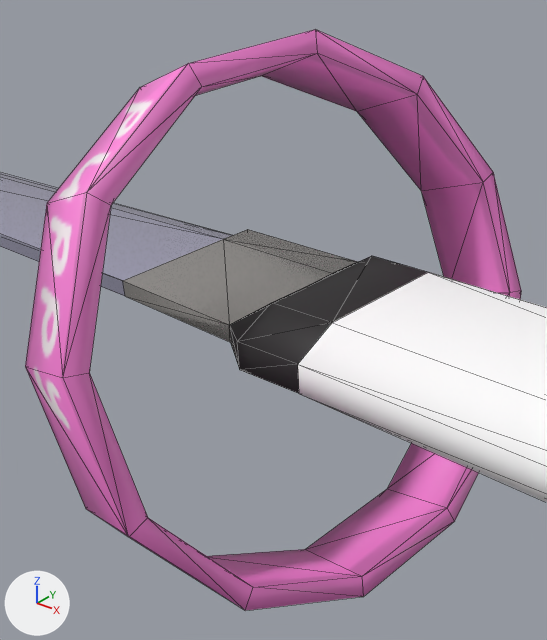
One commit to the glTF model assets/models/katana.glb: the scene before it, then after it.
Camera for both pictures: a camera (50 mm lens) standing at (0.884, -1.02, 0.416) and looking at (0.582, -0.642, 0.182). The axes (+X, +Y, +Z) are drawn at lower left. The lights are the same throughout. Mesh edges are drawn as thin lines. Where no turn or scale is listed for an object, it has been applied to the vertices.

The first picture shows 'collar', 'katana'.
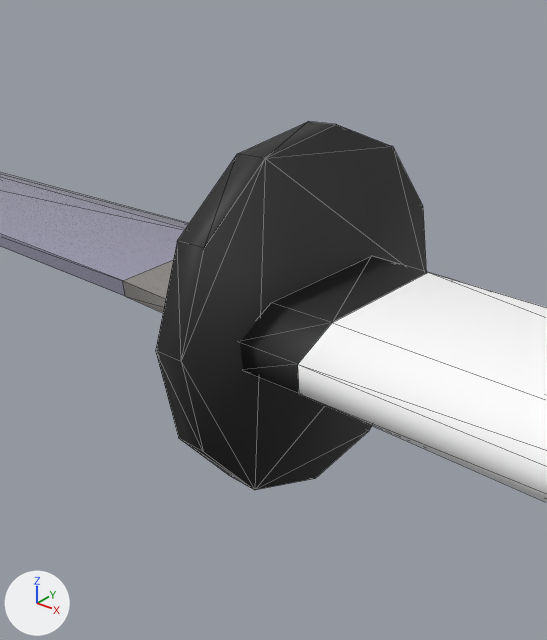
Commit message: regular handle for katana

Pixel boxes [x1, y1, x2, y2] of what changed, in the pictures (547 x 640 px):
```json
{"object": "collar", "change": "deleted", "before": [25, 30, 521, 611]}
{"object": "guard", "change": "added", "after": [156, 121, 426, 490], "on screen": "black"}
```

Edits to the scene script, one JSON object a line:
```json
{"op": "add", "block": "me_cylinder_002", "code": ["me_cylinder_002 = bpy.data.meshes.new('Cylinder.002')", "me_cylinder_002.from_pydata(...)  # 24 vertices, 44 faces; spans x -0.047..0.005, y -0.131..0.135, z -0.134..0.132", "me_cylinder_002.materials.append(mat_black)  # black #262626"]}
{"op": "remove", "block": "ob_collar", "code": ["ob_collar = bpy.data.objects.new('collar', me_cylinder_001)", "ob_collar.location = (0.6027, -0.6267, 0.1798)"]}
{"op": "add", "block": "ob_guard", "code": ["ob_guard = bpy.data.objects.new('guard', me_cylinder_002)", "ob_guard.location = (0.6137, -0.6137, 0.1817)"]}
```
